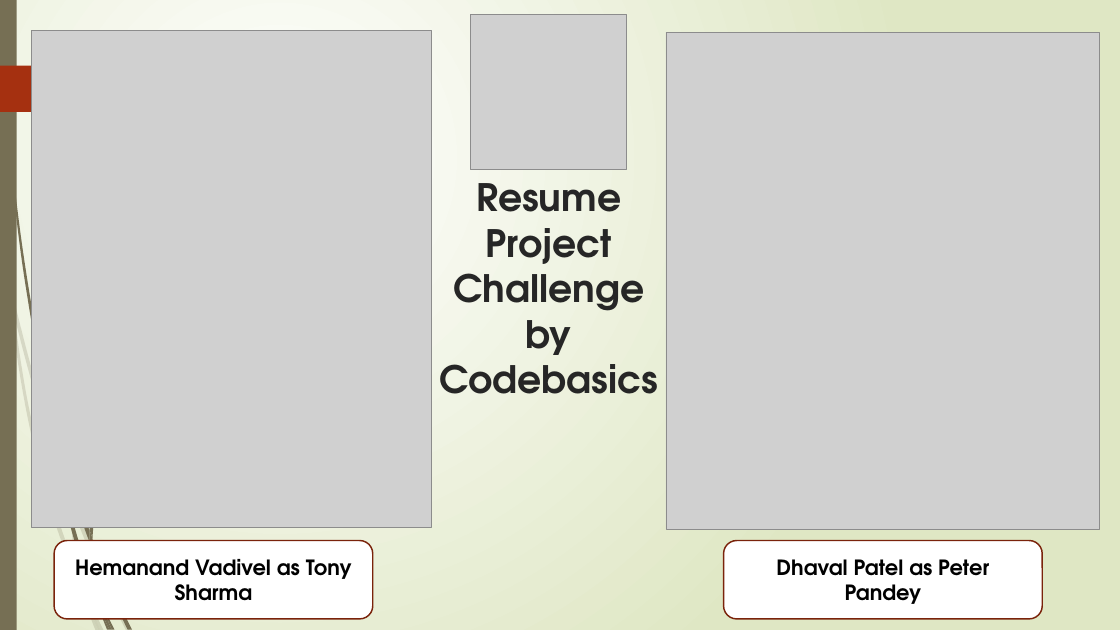
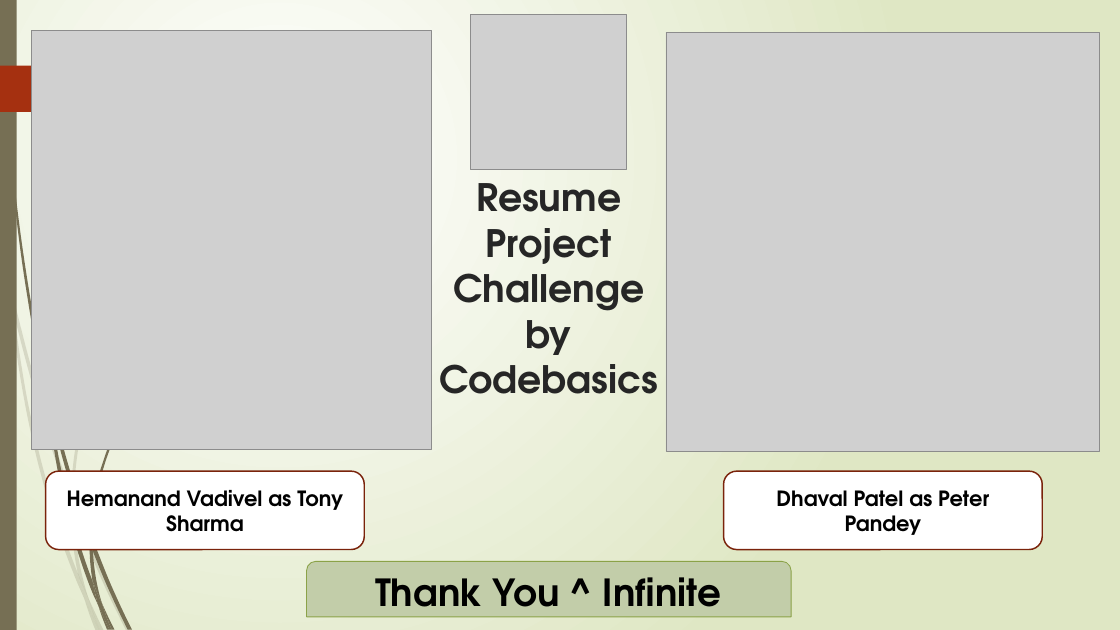
Before and after one commit to Kartik-Lohar/Telangana_Tourism, a slide deck: slide 19 of Tourism Challenge by Codebasics.pptx (slide 18 before the commit). Drawn at 1120x630 pixels with LibreOffice and Linux fonts; fonts in the diff are those of the drawing; grey boxes stand for pictures. Boxes give left, top, right and bottom in pixels: in the first picture for what was removed or moved away, otherwise in the second. Text is boxed around its words. In the diff, an @@ line names an element or a change of style, - is before the commit and + after.

```diff
--- a/Tourism Challenge by Codebasics.pptx
+++ b/Tourism Challenge by Codebasics.pptx
@@ picture: place and size @@
-picture at [32,30,432,528]
+picture at [32,30,432,450]
@@ picture: place and size @@
-picture at [666,32,1101,529]
+picture at [666,32,1101,451]
@@ freeform shape added at [71,129,262,501], fill #766F54 at 20% opacity @@
@@ rounded rectangle "Hemanand Vadivel as Tony Sharma": place and size @@
-rounded rectangle "Hemanand Vadivel as Tony Sharma" at [54,540,372,618]
+rounded rectangle "Hemanand Vadivel as Tony Sharma" at [45,471,364,549]
@@ rounded rectangle "Dhaval Patel as Peter Pandey": place and size @@
-rounded rectangle "Dhaval Patel as Peter Pandey" at [723,540,1042,618]
+rounded rectangle "Dhaval Patel as Peter Pandey" at [723,471,1042,549]
@@ freeform shape added at [89,542,102,604], fill #766F54 @@
@@ round same rect added at [307,561,791,617], fill #C2CEA9, outline #8BA249 0.75 pt @@
@@ text added at [375,577,721,622], 32 pt, text #000000, bold @@
+Thank You ^ Infinite
```
Also in this commit, not shown: 10 other slides changed, 1 slide added, 1 slide removed, 1 other file.
